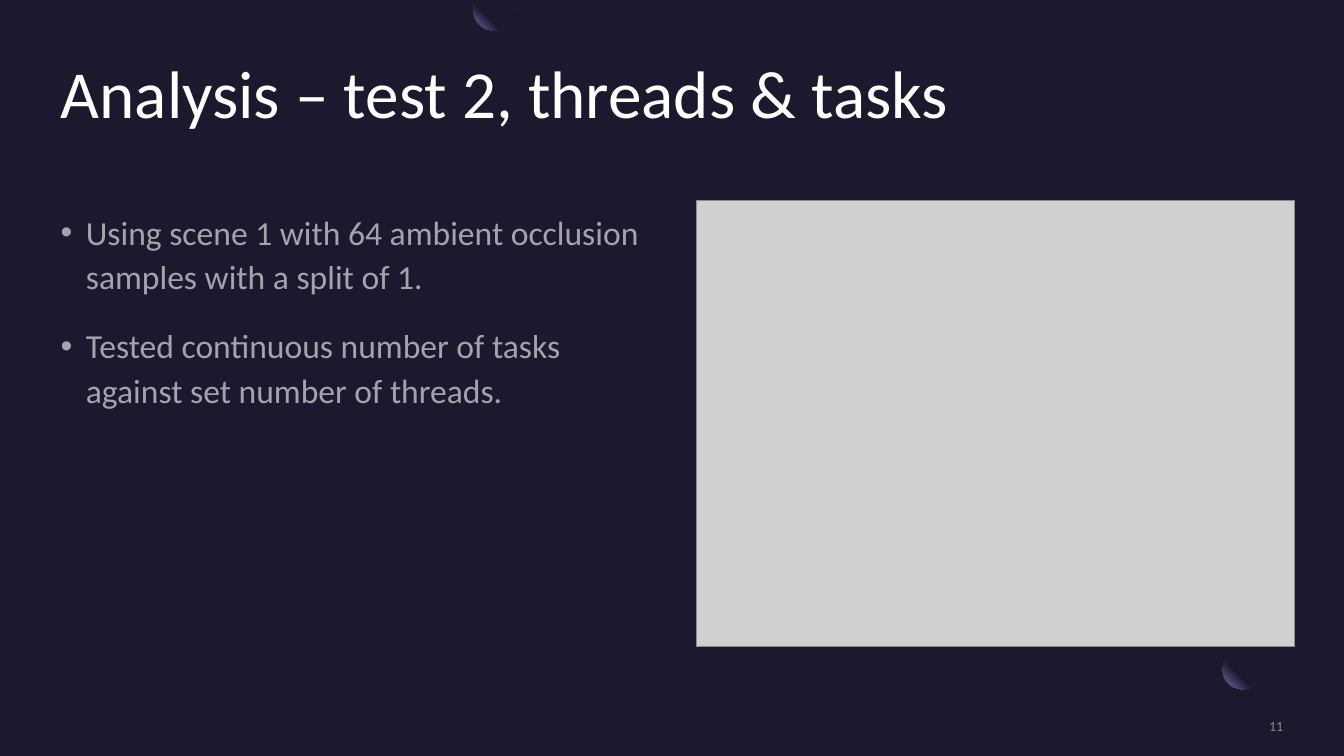
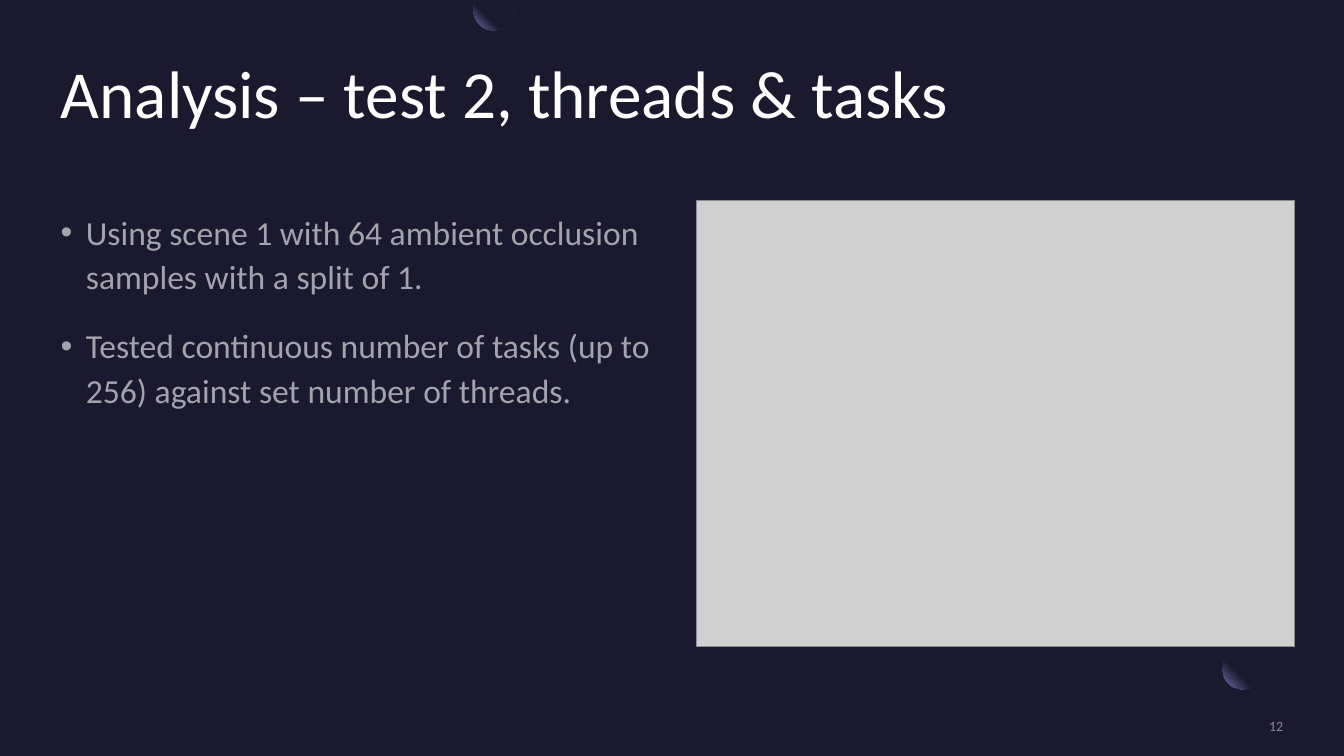
Before and after one commit to jtothec67/Ray-tracer, a slide deck: slide 12 of Presentation Title.pptx (slide 11 before the commit). Drawn at 1344x756 pixels with LibreOffice and Linux fonts; fonts in the diff are those of the drawing; grey boxes stand for pictures. Boxes give left, top, right and bottom in pixels: in the first picture for what was removed or moved away, otherwise in the second. Text is boxed around its words. In the diff, an @@ line names an element or a change of style, - is before the commit and + after.

```diff
--- a/Presentation Title.pptx
+++ b/Presentation Title.pptx
@@ text at bbox=[86, 334, 650, 409]: text changed @@
-• Tested continuous number of tasks against set number of threads.
+• Tested continuous number of tasks (up to 256) against set number of threads.
@@ page number at bbox=[1269, 722, 1283, 731]: text changed @@
-11
+12
```
Also in this commit, not shown: 13 other slides changed, 1 slide added, 1 slide removed, 14 other files.
